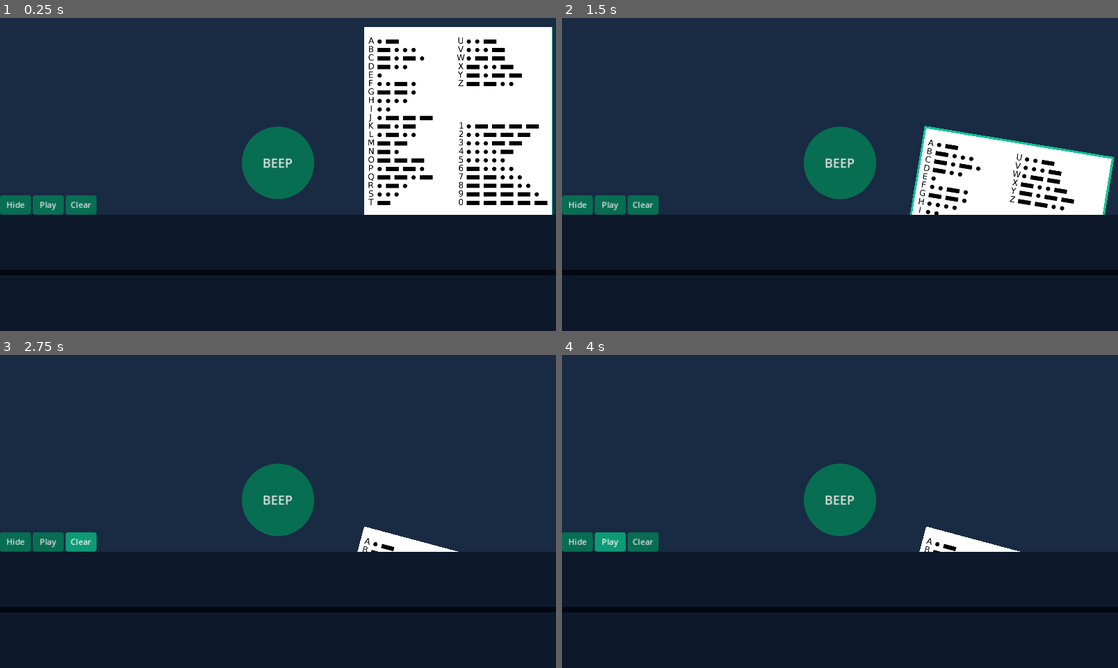
Above: before the commit, frames 1-4 (two rows, left to right).
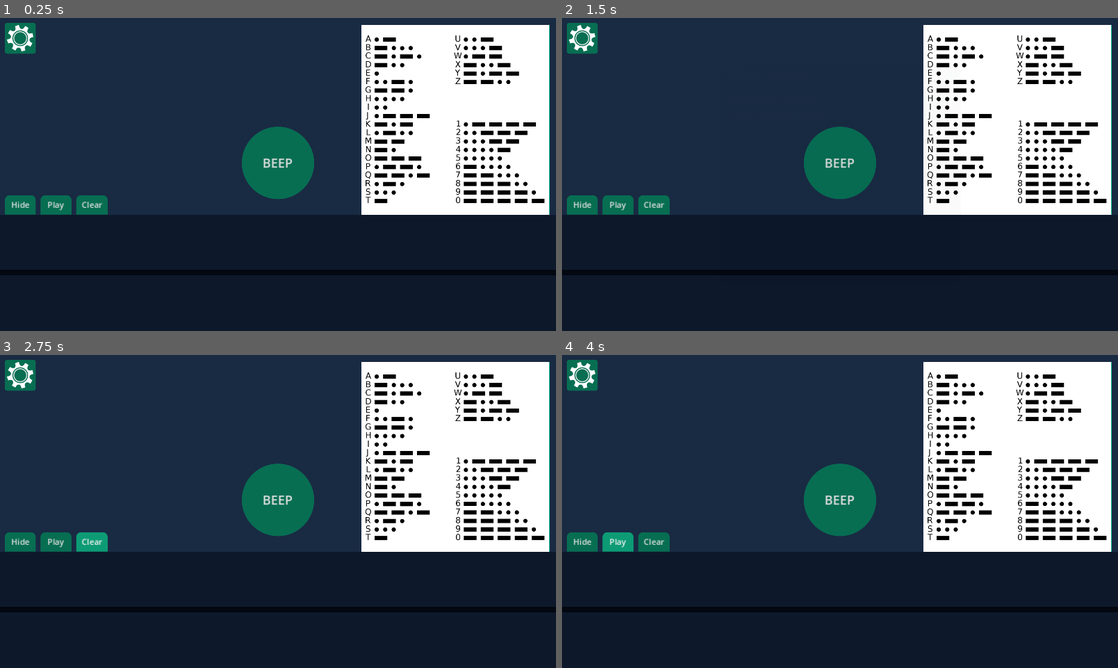
Above: after the commit, the same moments.

Repository: popcar2/MorseCodeSimulator
Game: Godot game, scene res://Scenes/main.tscn
The game is run twice, just before and just after one commit, with the same random seed, the same clock (stepped at 60 frames per second) and the same inputs.
Inputs (mouse positions are in pixels of both pictures, inside the frame that each line leads up to):
- Up to frame 1 (0.25 s): no input
- Up to frame 2 (1.5 s): click (584, 36) at 0.52 s; click (951, 74) at 1.25 s, where only the run after the commit has a clickable "X"
- Up to frame 3 (2.75 s): click "Clear" at 2 s
- Up to frame 4 (4 s): click "Play" at 2.75 s; click "Play" at 3.5 s

The runs differ from the first frame. In frame 1, 6.6% of the frame differs, in the area x 0-100%, y 1-63%; in frame 2, 16%; in frame 3, 21%; in frame 4, 21%, in the area x 0-99%, y 1-63%.

Commit message:
Added settings menu button, minor QoL fixes

Diff:
--- a/Nodes/settings_menu.tscn
+++ b/Nodes/settings_menu.tscn
@@ -232,14 +232,14 @@
 custom_arrow_step = 0.05
 select_all_on_focus = true
 
-[node name="Playback Space Time Container" type="HBoxContainer" parent="Settings Menu/TabContainer/Advanced/VBoxContainer"]
-layout_mode = 2
-
-[node name="Playback Space Label" type="Label" parent="Settings Menu/TabContainer/Advanced/VBoxContainer/Playback Space Time Container"]
-layout_mode = 2
-text = "Playback Space Timer"
-
-[node name="Playback Space Spinbox" type="SpinBox" parent="Settings Menu/TabContainer/Advanced/VBoxContainer/Playback Space Time Container"]
+[node name="Playback Letter Time Container" type="HBoxContainer" parent="Settings Menu/TabContainer/Advanced/VBoxContainer"]
+layout_mode = 2
+
+[node name="Playback Letter Label" type="Label" parent="Settings Menu/TabContainer/Advanced/VBoxContainer/Playback Letter Time Container"]
+layout_mode = 2
+text = "Playback Letter Timer"
+
+[node name="Playback Letter Spinbox" type="SpinBox" parent="Settings Menu/TabContainer/Advanced/VBoxContainer/Playback Letter Time Container"]
 unique_name_in_owner = true
 layout_mode = 2
 size_flags_horizontal = 10
@@ -307,7 +307,7 @@
 [connection signal="value_changed" from="Settings Menu/TabContainer/Advanced/VBoxContainer/Long Press Time Container/Long Press Time Spinbox" to="." method="_on_long_press_time_spinbox_value_changed"]
 [connection signal="value_changed" from="Settings Menu/TabContainer/Advanced/VBoxContainer/Playback Dit Time Container/Playback Dit Spinbox" to="." method="_on_playback_dit_spinbox_value_changed"]
 [connection signal="value_changed" from="Settings Menu/TabContainer/Advanced/VBoxContainer/Playback Dah Time Container/Playback Dah Spinbox" to="." method="_on_playback_dah_spinbox_value_changed"]
-[connection signal="value_changed" from="Settings Menu/TabContainer/Advanced/VBoxContainer/Playback Space Time Container/Playback Space Spinbox" to="." method="_on_playback_space_spinbox_value_changed"]
+[connection signal="value_changed" from="Settings Menu/TabContainer/Advanced/VBoxContainer/Playback Letter Time Container/Playback Letter Spinbox" to="." method="_on_playback_letter_spinbox_value_changed"]
 [connection signal="value_changed" from="Settings Menu/TabContainer/Advanced/VBoxContainer/Playback Word Time Container/Playback Word Spinbox" to="." method="_on_playback_word_spinbox_value_changed"]
 [connection signal="toggled" from="Settings Menu/TabContainer/Advanced/VBoxContainer/Debug Mode Container/Debug Mode Button" to="." method="_on_debug_mode_button_toggled"]
 [connection signal="pressed" from="Settings Menu/Close Button" to="." method="_on_close_button_pressed"]
--- a/Scenes/main.tscn
+++ b/Scenes/main.tscn
@@ -6,16 +6,15 @@
 [ext_resource type="FontFile" uid="uid://bxy4r5jqiib5t" path="res://Fonts/morse.ttf" id="3_vom0s"]
 [ext_resource type="Texture2D" uid="uid://d2uc3s8tggxmr" path="res://Art/Morse Sheet.png" id="4_ds2fy"]
 [ext_resource type="Theme" uid="uid://cf75duugimbj7" path="res://Themes/CircularButton.tres" id="5_lqst7"]
+[ext_resource type="Script" path="res://Scripts/settings_button.gd" id="5_vof65"]
 [ext_resource type="Script" path="res://Scripts/reveal_on_click.gd" id="6_jn1kn"]
 [ext_resource type="AudioStream" uid="uid://bdt7a5782ltkn" path="res://SFX/paper.mp3" id="8_gy17g"]
 [ext_resource type="Script" path="res://Scripts/progress_bars.gd" id="8_ig5e7"]
+[ext_resource type="Texture2D" uid="uid://bl2vfqboto37n" path="res://Art/cog.png" id="10_mgxxr"]
+[ext_resource type="Theme" uid="uid://bqww8sf32ya83" path="res://Themes/RoundedTopButton.tres" id="11_em8br"]
 
 [sub_resource type="StyleBoxFlat" id="StyleBoxFlat_suj27"]
 bg_color = Color(0.6, 0.6, 0.6, 0)
-border_width_left = 50
-border_width_top = 50
-border_width_right = 50
-border_width_bottom = 50
 border_color = Color(0.0627451, 0.772549, 0.584314, 1)
 
 [sub_resource type="StyleBoxFlat" id="StyleBoxFlat_7co60"]
@@ -49,6 +48,18 @@
 [node name="Morse Audio" type="AudioStreamPlayer" parent="Morse Controller"]
 stream = ExtResource("2_k2b0h")
 volume_db = 10.0
+
+[node name="Settings Button" type="Button" parent="." groups=["button click"]]
+layout_mode = 1
+offset_left = 10.0
+offset_top = 10.0
+offset_right = 74.0
+offset_bottom = 74.0
+focus_mode = 0
+icon = ExtResource("10_mgxxr")
+icon_alignment = 1
+expand_icon = true
+script = ExtResource("5_vof65")
 
 [node name="Morse Button" type="Button" parent="."]
 unique_name_in_owner = true
@@ -79,10 +90,10 @@
 
 [node name="VBoxContainer" type="VBoxContainer" parent="ProgressBars"]
 layout_mode = 0
-offset_left = 40.0
-offset_top = 40.0
-offset_right = 440.0
-offset_bottom = 120.0
+offset_left = 20.0
+offset_top = 175.0
+offset_right = 420.0
+offset_bottom = 273.0
 
 [node name="LongPressProgressBar" type="ProgressBar" parent="ProgressBars/VBoxContainer"]
 unique_name_in_owner = true
@@ -118,10 +129,10 @@
 anchor_top = 1.0
 anchor_right = 1.0
 anchor_bottom = 1.0
-offset_left = -397.0
-offset_top = -629.0
-offset_right = 202.0
-offset_bottom = 219.0
+offset_left = -403.0
+offset_top = -633.0
+offset_right = 196.0
+offset_bottom = 215.0
 grow_horizontal = 0
 grow_vertical = 0
 scale = Vector2(0.65, 0.65)
@@ -137,15 +148,18 @@
 
 [node name="Panel Buttons" type="HBoxContainer" parent="Bottom Panels"]
 layout_mode = 0
+offset_left = 10.0
 offset_top = 367.0
-offset_right = 200.0
+offset_right = 223.0
 offset_bottom = 407.0
+theme_override_constants/separation = 10
 
 [node name="Hide Button" type="Button" parent="Bottom Panels/Panel Buttons"]
 unique_name_in_owner = true
 layout_mode = 2
 size_flags_horizontal = 3
 focus_mode = 0
+theme = ExtResource("11_em8br")
 theme_override_font_sizes/font_size = 17
 toggle_mode = true
 text = "Hide"
@@ -155,6 +169,7 @@
 layout_mode = 2
 size_flags_horizontal = 3
 focus_mode = 0
+theme = ExtResource("11_em8br")
 theme_override_font_sizes/font_size = 17
 toggle_mode = true
 text = "Play"
@@ -164,6 +179,7 @@
 layout_mode = 2
 size_flags_horizontal = 3
 focus_mode = 0
+theme = ExtResource("11_em8br")
 theme_override_font_sizes/font_size = 17
 text = "Clear"
 
@@ -222,5 +238,6 @@
 bbcode_enabled = true
 fit_content = true
 
+[connection signal="pressed" from="Settings Button" to="Settings Button" method="_on_pressed"]
 [connection signal="mouse_entered" from="Bottom Panels/Cheat Sheet" to="Bottom Panels/Cheat Sheet" method="_on_mouse_entered"]
 [connection signal="mouse_exited" from="Bottom Panels/Cheat Sheet" to="Bottom Panels/Cheat Sheet" method="_on_mouse_exited"]
--- a/Scripts/morse_controller.gd
+++ b/Scripts/morse_controller.gd
@@ -124,7 +124,7 @@
 			await get_tree().create_timer(SettingsMenu.playback_dit_time).timeout
 		elif c == ' ':
 			word_count += 1
-			await get_tree().create_timer(SettingsMenu.playback_space_time).timeout
+			await get_tree().create_timer(SettingsMenu.playback_letter_time).timeout
 		elif c == '|':
 			space_count += 1
 			await get_tree().create_timer(SettingsMenu.playback_word_time).timeout
--- /dev/null
+++ b/Scripts/settings_button.gd
@@ -0,0 +1,4 @@
+extends Button
+
+func _on_pressed():
+	SettingsMenu.show_hide_menu()
--- a/Scripts/settings_menu.gd
+++ b/Scripts/settings_menu.gd
@@ -12,14 +12,13 @@
 @onready var playback_speed: int = %'Morse Playback Option'.selected
 @onready var playback_dit_time: float = %'Playback Dit Spinbox'.value
 @onready var playback_dah_time: float = %'Playback Dah Spinbox'.value
-@onready var playback_space_time: float = %'Playback Space Spinbox'.value
+@onready var playback_letter_time: float = %'Playback Letter Spinbox'.value
 @onready var playback_word_time: float = %'Playback Word Spinbox'.value
 
 func _ready():
 	visible = false
 	$'Background Panel'.modulate.a = 0
 	$'Settings Menu'.modulate.a = 0
-	pass
 
 func _input(event):
 	if event.is_action_pressed("ui_cancel"):
@@ -67,27 +66,27 @@
 	if playback_speed == 0:
 		%'Playback Dit Spinbox'.value = 0.2
 		%'Playback Dah Spinbox'.value = 0.6
-		%'Playback Space Spinbox'.value = 1
+		%'Playback Letter Spinbox'.value = 1
 		%'Playback Word Spinbox'.value = 2.5
 	elif playback_speed == 1:
 		%'Playback Dit Spinbox'.value = 0.1
 		%'Playback Dah Spinbox'.value = 0.3
-		%'Playback Space Spinbox'.value = 0.5
+		%'Playback Letter Spinbox'.value = 0.5
 		%'Playback Word Spinbox'.value = 1.25
 	elif playback_speed == 2:
 		%'Playback Dit Spinbox'.value = 0.07
 		%'Playback Dah Spinbox'.value = 0.21
-		%'Playback Space Spinbox'.value = 0.35
+		%'Playback Letter Spinbox'.value = 0.35
 		%'Playback Word Spinbox'.value = 1
 	elif playback_speed == 3:
 		%'Playback Dit Spinbox'.value = 0.05
 		%'Playback Dah Spinbox'.value = 0.15
-		%'Playback Space Spinbox'.value = 0.20
+		%'Playback Letter Spinbox'.value = 0.20
 		%'Playback Word Spinbox'.value = 0.5
 	elif playback_speed == 4:
 		%'Playback Dit Spinbox'.value = 0.04
 		%'Playback Dah Spinbox'.value = 0.12
-		%'Playback Space Spinbox'.value = 0.15
+		%'Playback Letter Spinbox'.value = 0.15
 		%'Playback Word Spinbox'.value = 0.30
 
 func _on_letter_time_spinbox_value_changed(value):
@@ -108,8 +107,8 @@
 func _on_playback_dah_spinbox_value_changed(value):
 	playback_dah_time = value
 
-func _on_playback_space_spinbox_value_changed(value):
-	playback_space_time = value
+func _on_playback_letter_spinbox_value_changed(value):
+	playback_letter_time = value
 
 func _on_playback_word_spinbox_value_changed(value):
 	playback_word_time = value
--- a/Scripts/sound_manager.gd
+++ b/Scripts/sound_manager.gd
@@ -15,4 +15,5 @@
 	minimizeSFX.play()
 
 func play_click_sfx():
+	clickSFX.pitch_scale = randf_range(0.9, 1.1)
 	clickSFX.play()
--- /dev/null
+++ b/Themes/RoundedTopButton.tres
@@ -0,0 +1,52 @@
+[gd_resource type="Theme" load_steps=6 format=3 uid="uid://bqww8sf32ya83"]
+
+[sub_resource type="StyleBoxFlat" id="StyleBoxFlat_112p1"]
+bg_color = Color(0, 0, 0, 0.235294)
+corner_radius_top_left = 5
+corner_radius_top_right = 5
+corner_radius_bottom_right = 5
+corner_radius_bottom_left = 5
+
+[sub_resource type="StyleBoxFlat" id="StyleBoxFlat_tg4x6"]
+bg_color = Color(0.6, 0.6, 0.6, 0)
+border_width_left = 2
+border_width_top = 2
+border_width_right = 2
+border_width_bottom = 2
+border_color = Color(0.54902, 1, 0.831373, 0)
+corner_radius_top_left = 5
+corner_radius_top_right = 5
+corner_radius_bottom_right = 5
+corner_radius_bottom_left = 5
+
+[sub_resource type="StyleBoxFlat" id="StyleBoxFlat_s3ina"]
+content_margin_left = 5.0
+content_margin_right = 5.0
+bg_color = Color(0.0470588, 0.607843, 0.458824, 1)
+corner_radius_top_left = 10
+corner_radius_top_right = 10
+corner_detail = 20
+
+[sub_resource type="StyleBoxFlat" id="StyleBoxFlat_x7p4m"]
+content_margin_left = 5.0
+content_margin_right = 5.0
+bg_color = Color(0.027451, 0.431373, 0.321569, 1)
+border_color = Color(0.0588235, 0.713726, 0.541176, 1)
+corner_radius_top_left = 10
+corner_radius_top_right = 10
+corner_detail = 20
+
+[sub_resource type="StyleBoxFlat" id="StyleBoxFlat_j46xl"]
+bg_color = Color(0.0588235, 0.713726, 0.541176, 1)
+border_color = Color(0.54902, 1, 0.831373, 1)
+corner_radius_top_left = 10
+corner_radius_top_right = 10
+corner_detail = 20
+
+[resource]
+default_font_size = 26
+Button/styles/disabled = SubResource("StyleBoxFlat_112p1")
+Button/styles/focus = SubResource("StyleBoxFlat_tg4x6")
+Button/styles/hover = SubResource("StyleBoxFlat_s3ina")
+Button/styles/normal = SubResource("StyleBoxFlat_x7p4m")
+Button/styles/pressed = SubResource("StyleBoxFlat_j46xl")
--- a/project.godot
+++ b/project.godot
@@ -13,6 +13,7 @@
 config/name="MorseMaestro"
 run/main_scene="res://Scenes/main.tscn"
 config/features=PackedStringArray("4.0", "GL Compatibility")
+run/low_processor_mode=true
 config/icon="res://icon.svg"
 
 [autoload]
Binary file added: Art/cog.png
Not shown, added: Art/cog.png.import
Not shown: 1 places in Scenes/main.tscn that only renumber resources
